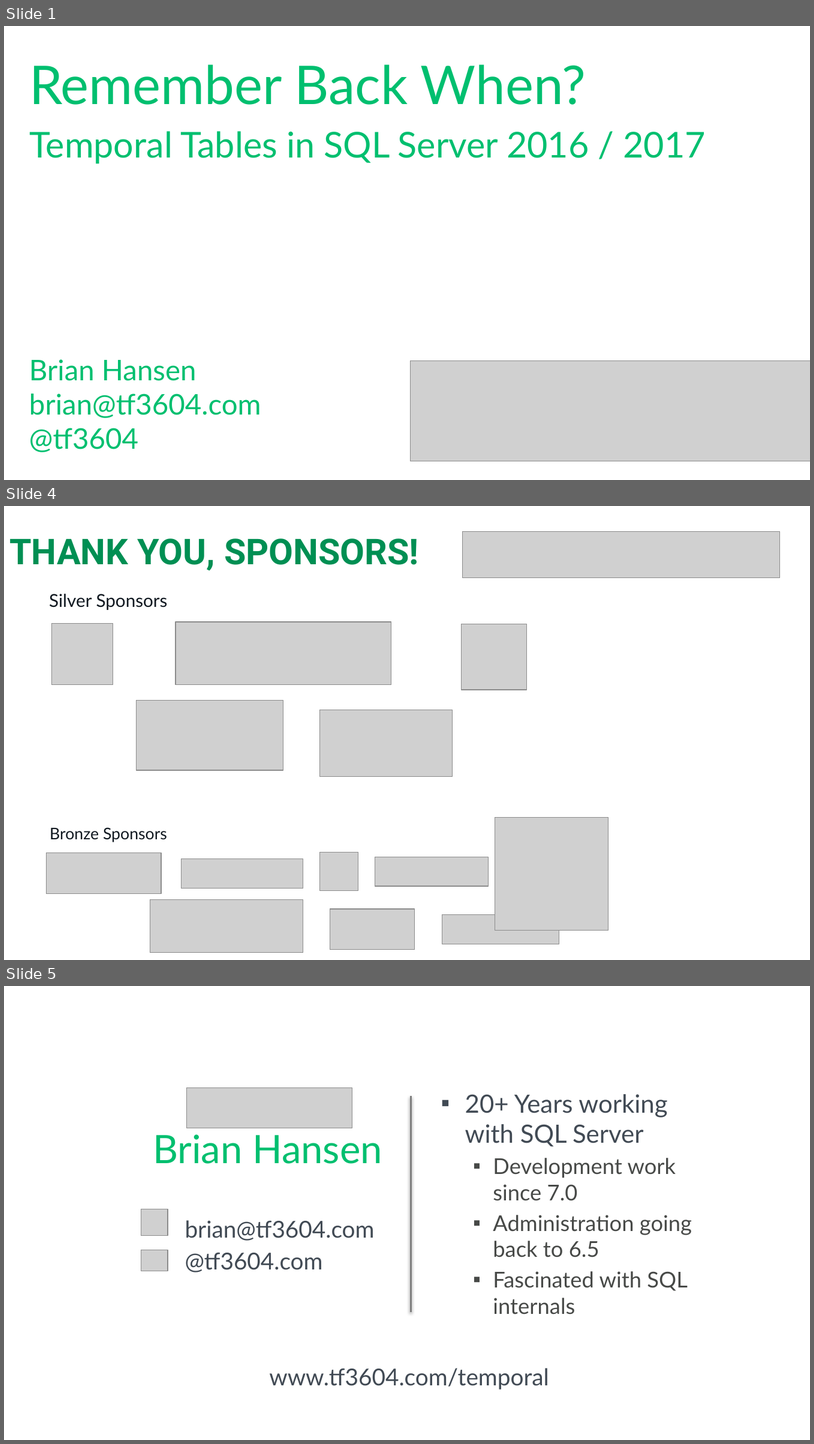
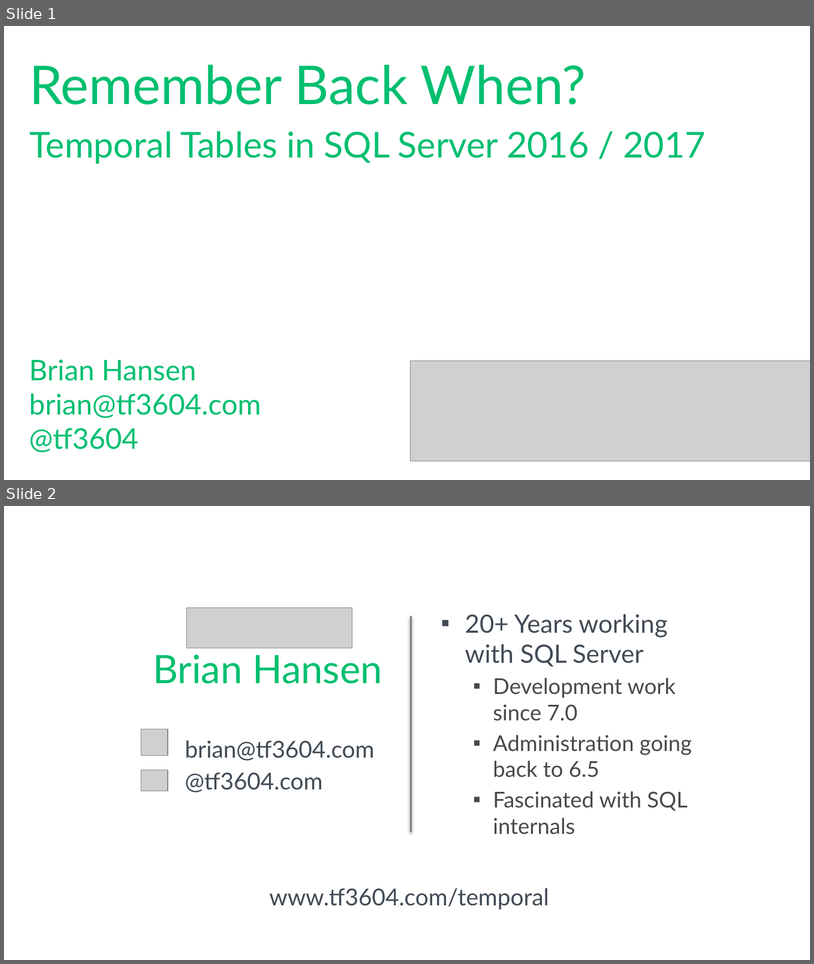
Before and after one commit to tf3604/RememberWhenTemporal, a slide deck: Temporal.pptx. Shown one above the other, each under a label of ours: slides 1, 4 and 5 before the commit, slides 1 and 2 after it; the slides between them are not shown. The pictures are 814x1444 and 814x964 pixels, drawn with LibreOffice and Linux fonts; fonts in the diff are those of the drawing; grey boxes stand for pictures; background and template pictures are left out. Boxes give left, top, right and bottom in pixels: in the first picture for what was removed or moved away, otherwise in the second. Text is boxed around its words. In the diff, an @@ line names an element or a change of style, - is before the commit and + after.

```diff
--- a/Temporal.pptx
+++ b/Temporal.pptx
@@ slide 4 removed at box(4, 506, 810, 960), background #FFFFFF @@
@@ text removed at box(9, 538, 419, 571) @@
-THANK YOU, SPONSORS!
@@ picture removed at box(463, 532, 780, 577) @@
@@ text removed at box(49, 594, 168, 610) @@
-Silver Sponsors
@@ picture removed at box(52, 623, 113, 685) @@
@@ picture removed at box(176, 622, 391, 685) @@
@@ picture removed at box(461, 624, 526, 689) @@
@@ picture removed at box(137, 700, 284, 769) @@
@@ picture removed at box(320, 709, 453, 776) @@
@@ text removed at box(50, 827, 167, 842) @@
-Bronze Sponsors
@@ picture removed at box(495, 817, 609, 930) @@
@@ picture removed at box(46, 853, 161, 894) @@
@@ picture removed at box(181, 859, 303, 888) @@
@@ picture removed at box(320, 852, 359, 890) @@
@@ picture removed at box(375, 857, 488, 886) @@
@@ picture removed at box(150, 900, 303, 952) @@
@@ picture removed at box(330, 909, 415, 949) @@
@@ picture removed at box(443, 915, 560, 944) @@
@@ what was slide 5 is now slide 2 @@
```
Also in this commit, not shown: 2 other slides removed.
